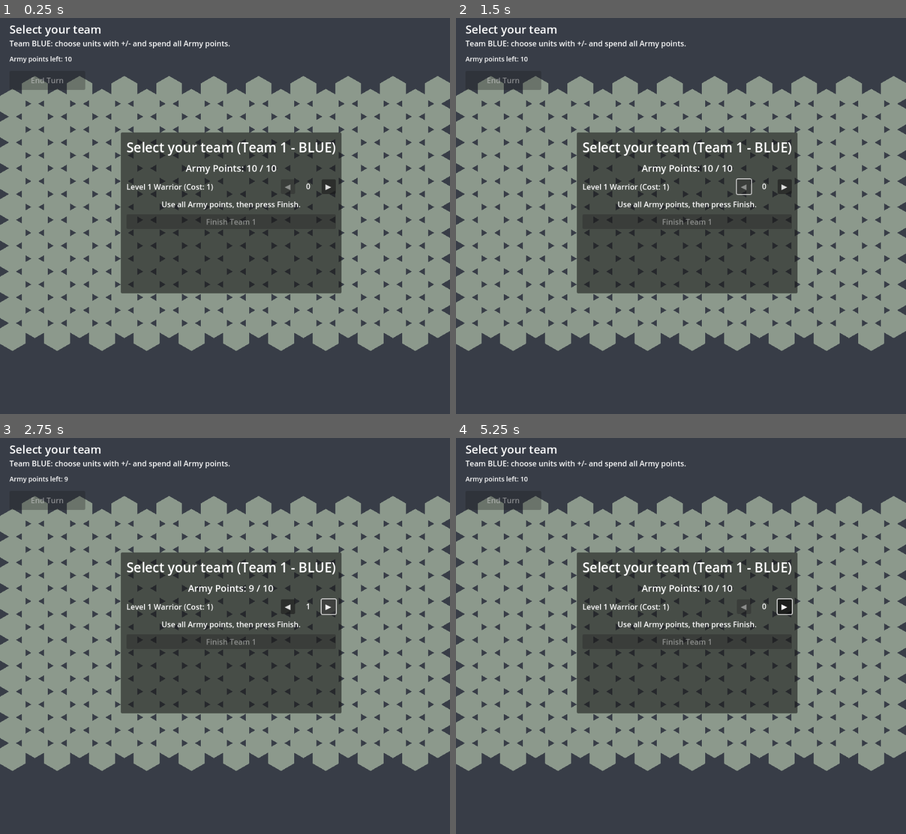
Above: before the commit, frames 1-4 (two rows, left to right).
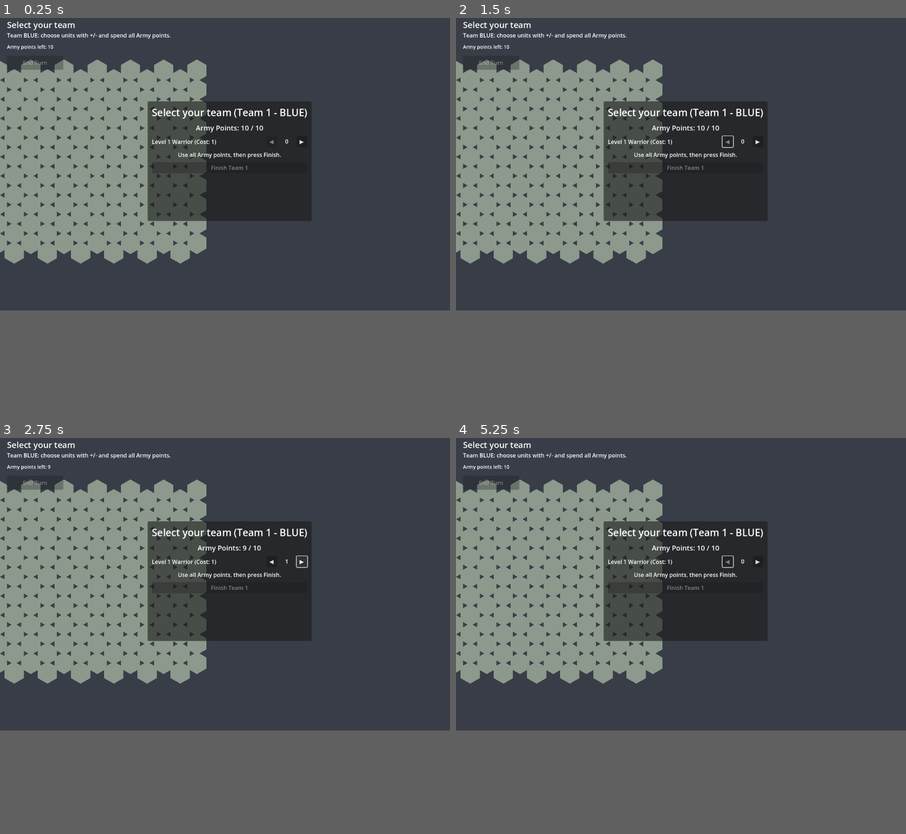
Above: after the commit, the same moments.

Repository: shevel0001/BattleBox-AI
Game: Godot game, scene res://scenes/Main.tscn
The game is run twice, just before and just after one commit, with the same random seed, the same clock (stepped at 60 frames per second) and the same inputs.
Inputs (mouse positions are in pixels of both pictures, inside the frame that each line leads up to):
- Up to frame 1 (0.25 s): no input
- Up to frame 2 (1.5 s): click "▶" at 0.5 s; click "◀" at 1.25 s
- Up to frame 3 (2.75 s): click "▶" at 2 s
- Up to frame 4 (5.25 s): click "◀" at 2.75 s; click "▶" at 3.5 s; click "◀" at 4.25 s; tap Enter at 5 s; move the mouse to (780, 612) at 5.02 s; click (780, 612) at 5.17 s
In our replay, the window is 800x715 before the commit and 800x531 after it. These sizes can differ from the game's own. Grey fills any space a smaller window leaves; there, only what the larger window draws over its background counts as a difference.

The runs differ from the first frame. In frame 1, 45% of the frame differs, in the area x 0-100%, y 0-85%; in frame 2, 45%; in frame 3, 45%; in frame 4, 45%.

Commit message:
Move info panel into right-side layout lane
Co-authored-by: shevel0001 <shevel0001@users.noreply.github.com>

Diff:
--- a/project.godot
+++ b/project.godot
@@ -16,7 +16,7 @@
 
 [display]
 
-window/size/viewport_width=950
+window/size/viewport_width=1280
 window/size/viewport_height=850
 
 [dotnet]
--- a/scenes/Main.tscn
+++ b/scenes/Main.tscn
@@ -7,12 +7,12 @@
 script = ExtResource("1_script")
 
 [node name="GridRoot" type="Node2D" parent="."]
-position = Vector2(924, 167)
+position = Vector2(560, 167)
 rotation = 1.5707964
 scale = Vector2(0.75, 0.75)
 
 [node name="UnitRoot" type="Node2D" parent="."]
-position = Vector2(924, 167)
+position = Vector2(560, 167)
 rotation = 1.5707964
 scale = Vector2(0.75, 0.75)
 
